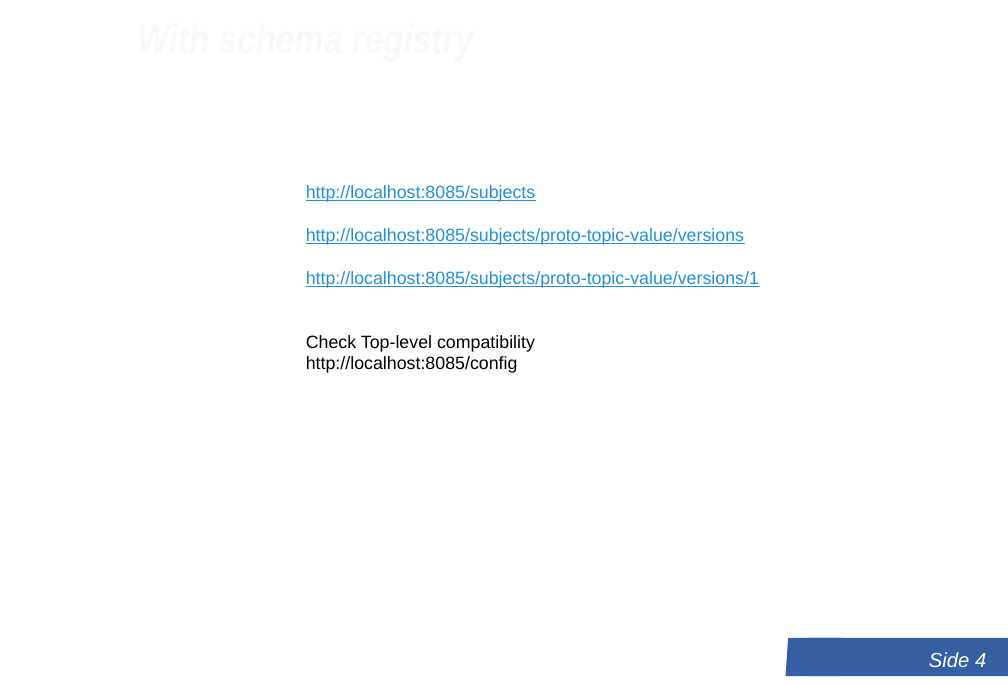
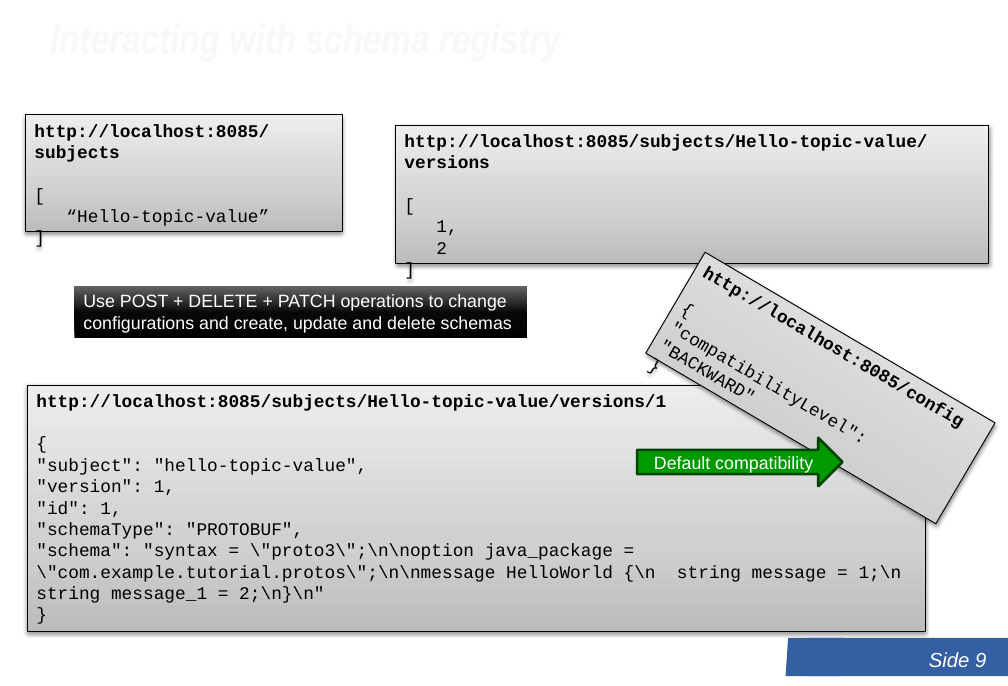
Before and after one commit to LundOgBendsen/LB2628-Kafka, a slide deck: slide 9 of slides/12 - Schema registry.pptx (slide 4 before the commit). Drawn at 1008x686 pixels with LibreOffice and Linux fonts; fonts in the diff are those of the drawing; background and template pictures are left out. Boxes give left, top, right and bottom in pixels: in the first picture for what was removed or moved away, otherwise in the second. Text is boxed around its words. In the diff, an @@ line names an element or a change of style, - is before the commit and + after.

```diff
--- a/slides/12 - Schema registry.pptx
+++ b/slides/12 - Schema registry.pptx
@@ rectangle added at (x1=26, y1=115, x2=342, y2=232), fill gradient #BDBDBD to #D1D1D1 to #EEEEEE, outline #000000 0.75 pt, 14 pt, text #000000, bold @@
+http://localhost:8085/subjects
+[
+“Hello-topic-value”
+]
@@ rectangle added at (x1=396, y1=125, x2=990, y2=263), fill gradient #BDBDBD to #D1D1D1 to #EEEEEE, outline #000000 0.75 pt, 14 pt, text #000000, bold @@
+http://localhost:8085/subjects/Hello-topic-value/versions
+[
+1,
+2
+]
@@ text removed at (x1=306, y1=185, x2=759, y2=373) @@
-http://localhost:8085/subjects
-http://localhost:8085/subjects/proto-topic-value/versions
-http://localhost:8085/subjects/proto-topic-value/versions/1
-Check Top-level compatibility
-http://localhost:8085/config
@@ rectangle added at (x1=646, y1=252, x2=995, y2=524), fill gradient #BDBDBD to #D1D1D1 to #EEEEEE, outline #000000 0.75 pt, 14 pt, text #000000 @@
+http://localhost:8085/config
+{
+"compatibilityLevel": "BACKWARD"
+}
@@ rectangle added at (x1=74, y1=285, x2=527, y2=338), fill gradient #000000 to #080808 to #666666, 14 pt, text #FFFFFF @@
+Use POST + DELETE + PATCH operations to change
+configurations and create, update and delete schemas
@@ rectangle added at (x1=27, y1=385, x2=926, y2=631), fill gradient #BDBDBD to #D1D1D1 to #EEEEEE, outline #000000 0.75 pt, 14 pt, text #000000 @@
+http://localhost:8085/subjects/Hello-topic-value/versions/1
+{
+"subject": "hello-topic-value",
+"version": 1,
+"id": 1,
+"schemaType": "PROTOBUF",
+"schema": "syntax = \"proto3\";\n\noption java_package = \"com.example.tutorial.protos\";\n\nmessage HelloWorld {\n string message = 1;\n string message_1 = 2;\n}\n"
+}
@@ right arrow added at (x1=638, y1=438, x2=843, y2=487), fill #009900, outline #004300 2 pt, 14 pt, text #FFFFFF @@
+Default compatibility
@@ page number at (x1=929, y1=652, x2=986, y2=667): text changed @@
-Side 4
+Side 9
```
Also in this commit, not shown: 2 other slides changed, 5 slides added, 2 other files.
